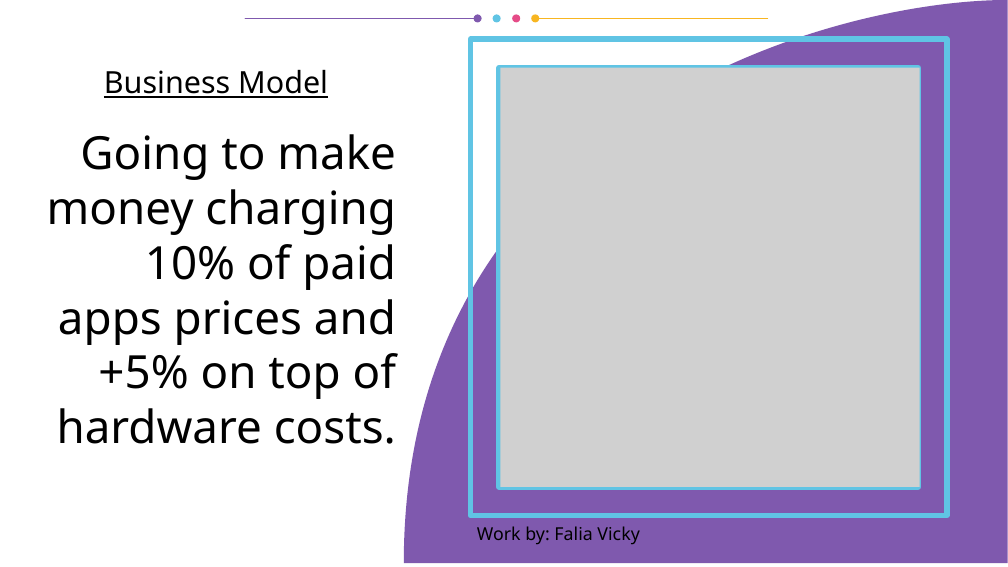
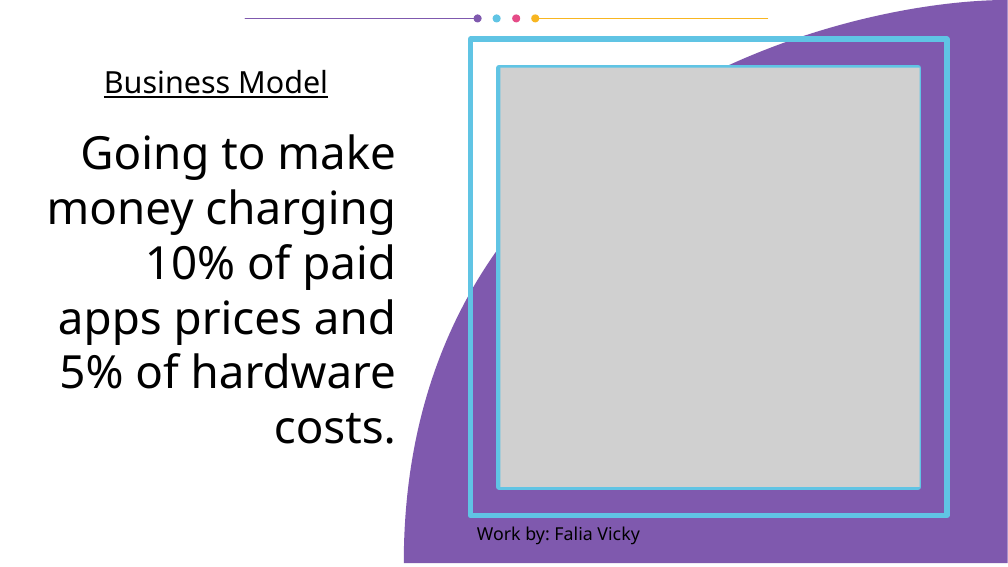
Before and after one commit to vporton/icp-package-manager, a slide deck: slide 6 of docs/short-pitchdeck.odp. Drawn at 1008x567 pixels with LibreOffice and Linux fonts; fonts in the diff are those of the drawing; grey boxes stand for pictures. Boxes give left, top, right and bottom in pixels: in the first picture for what was removed or moved away, otherwise in the second. Text is boxed around its words. In the diff, an @@ line names an element or a change of style, - is before the commit and + after.

```diff
--- a/docs/short-pitchdeck.odp
+++ b/docs/short-pitchdeck.odp
@@ title at <box>47,134,396,444</box>: text changed @@
-Going to make money charging 10% of paid apps prices and +5% on top of hardware costs.
+Going to make money charging 10% of paid apps prices and 5% of hardware costs.
```
Also in this commit, not shown: 2 other slides changed, 7 other files.
